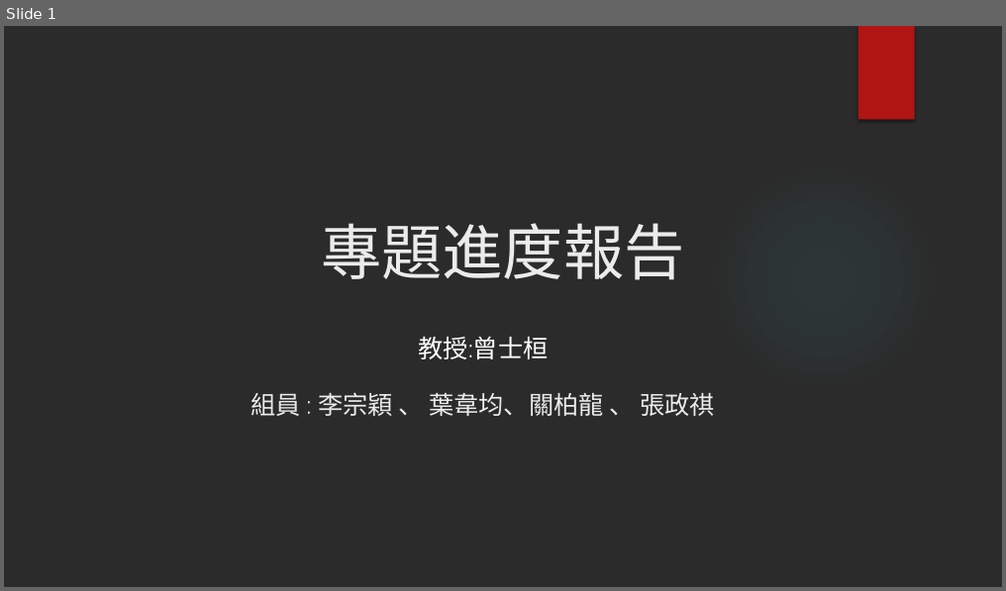
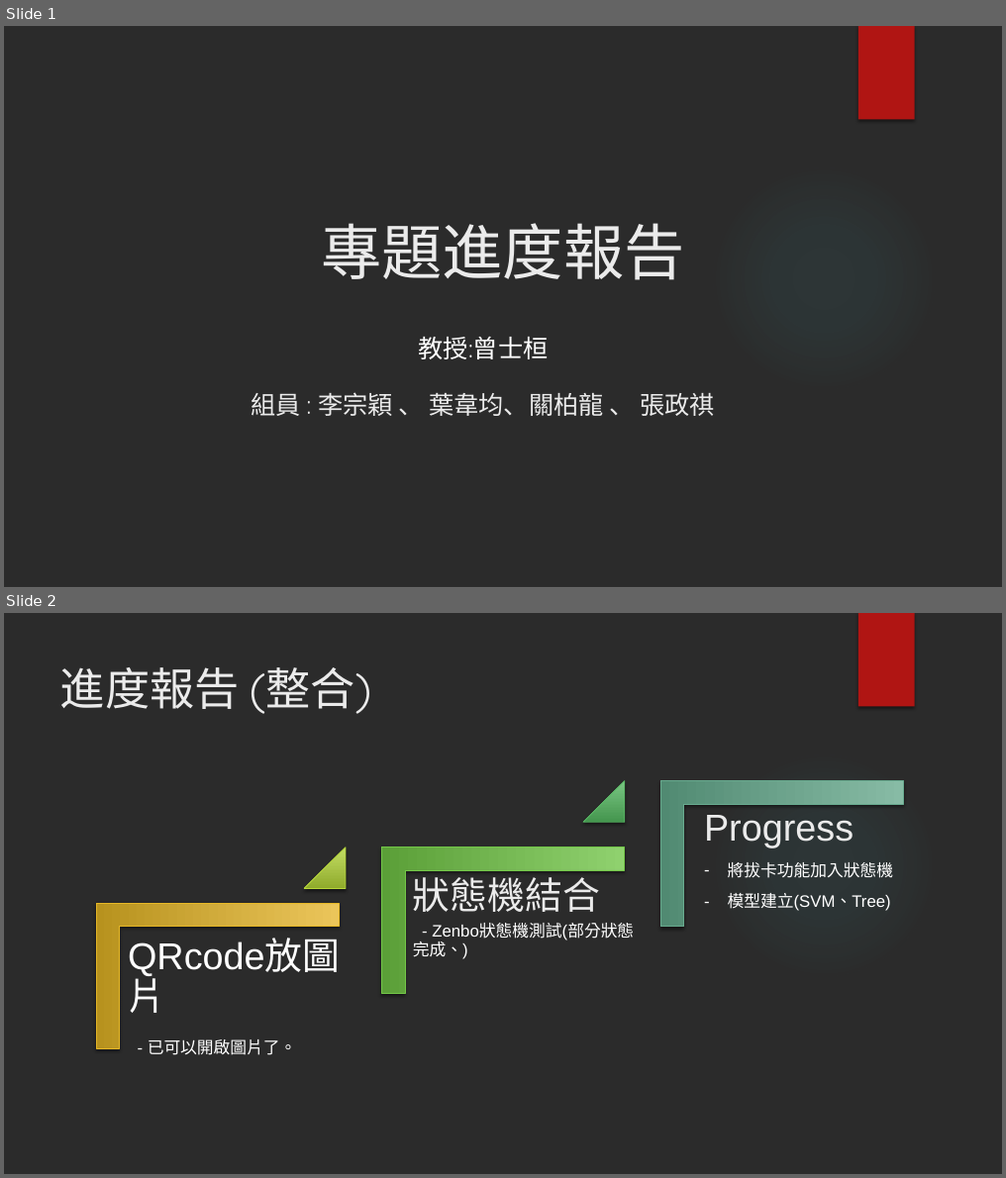
Before and after one commit to LEE-ZongYing/AIOT-vital-signs-measuring-and-analyzing-system, a slide deck: 計劃書、簡報/專題進度報告02_26.pptx. Shown one above the other, each under a label of ours: slide 1 before the commit, slides 1 and 2 after it. The pictures are 1006x591 and 1006x1178 pixels, drawn with LibreOffice and Linux fonts; fonts in the diff are those of the drawing; background and template pictures are left out; a plain dark background stands for a picture behind light text. Boxes give left, top, right and bottom in pixels: in the first picture for what was removed or moved away, otherwise in the second. Text is boxed around its words. In the diff, an @@ line names an element or a change of style, - is before the commit and + after.

```diff
--- a/計劃書、簡報/專題進度報告02_26.pptx
+++ b/計劃書、簡報/專題進度報告02_26.pptx
@@ slide 2 added at (4,613,1002,1174), background picture (left out); not listed: 2 template elements that a slide beside it also shows @@
@@ title added at (60,667,372,714), 43 pt, text #EBEBEB @@
+進度報告 (整合)
@@ group added at (96,780,904,1056): 3 corners, 2 texts, 2 triangles @@
+QRcode放圖片
+  - 已可以開啟圖片了。
+  Progress
+  – 將拔卡功能加入狀態機
+  – 模型建立(SVM、Tree)
@@ text added at (413,877,634,959), 16 pt, text #FFFFFF @@
+狀態機結合
+- Zenbo狀態機測試(部分狀態完成、)
```
Also in this commit, not shown: 1 slide removed, 1 other file.
